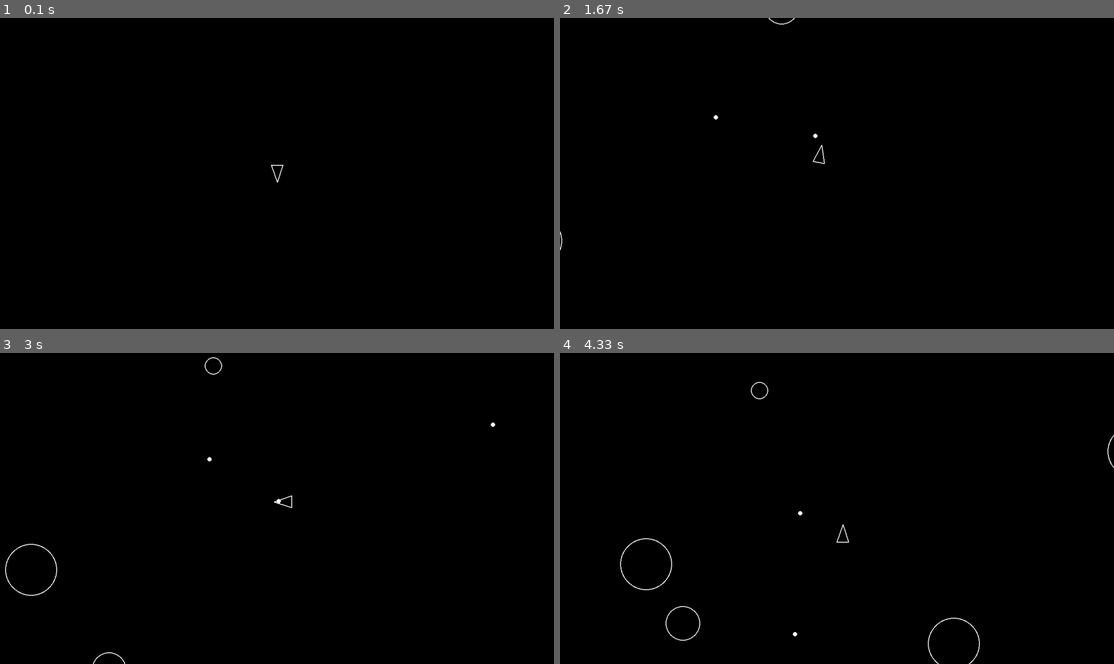
Above: before the commit, frames 1-4 (two rows, left to right).
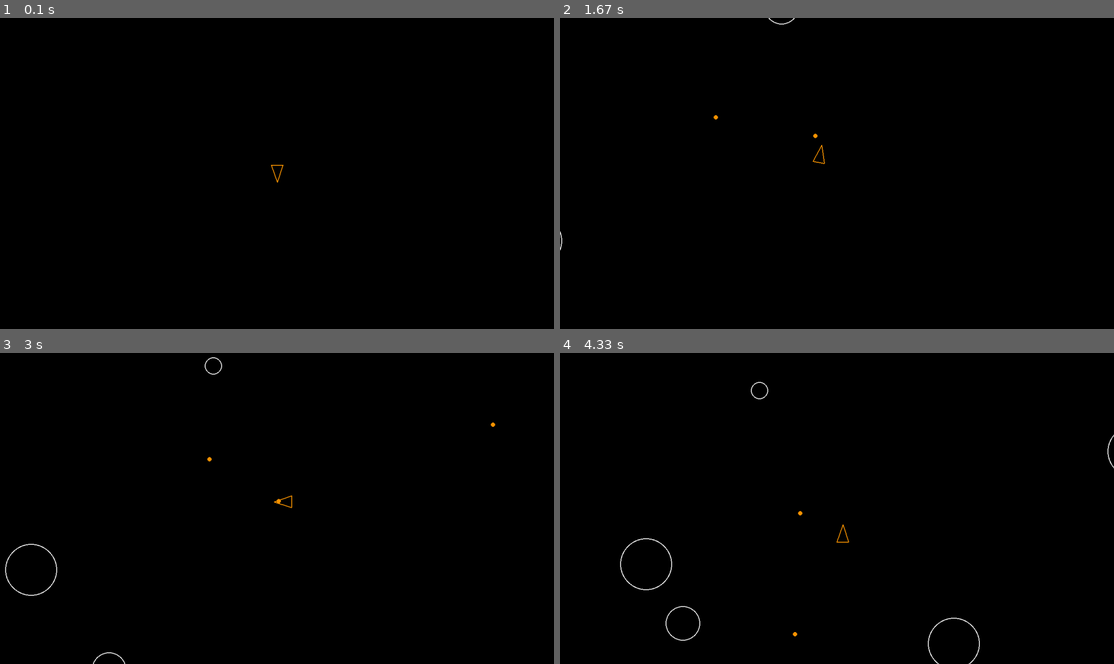
Above: after the commit, the same moments.

Repository: tp-coder/pygame-asteroid
Game: pygame game, started from main.py
The game is run twice, just before and just after one commit, with the same random seed, the same clock (stepped at 60 frames per second) and the same inputs.
Inputs:
- Up to frame 1 (0.1 s): no input
- Up to frame 2 (1.67 s): tap Space at 0.33, 0.73, 1.03, 1.23, 1.57 s; hold Right 0.67-1.13 s; hold Up 1.17-1.47 s; hold Right from 1.5 s (still down)
- Up to frame 3 (3 s): tap Space at 1.87, 2.07, 2.37, 2.63, 2.97 s; release Right at 1.97 s; hold Left 2-2.53 s; hold Down 2.57-2.87 s; hold Left from 2.9 s (still down)
- Up to frame 4 (4.33 s): tap Space at 3.27, 3.4, 3.8, 4.1 s; release Left at 3.3 s; hold Up 3.33-3.7 s; hold Right from 3.73 s (still down)

The runs differ from the first frame. In frame 1, less than 0.1% of the frame differs, in the area x 48-52%, y 47-53%; in frame 2, less than 0.1%; in frame 3, less than 0.1%, in the area x 37-90%, y 22-50%; in frame 4, less than 0.1%.

Commit message:
Changing player and player shot color to (250 149, 0) or #FA9500

Diff:
--- a/player.py
+++ b/player.py
@@ -20,7 +20,7 @@
         return [a, b, c]
 
     def draw(self, screen):
-        pygame.draw.polygon(screen, (255, 255, 255), self.triangle(), width = 2)
+        pygame.draw.polygon(screen, (250, 149, 0), self.triangle(), width = 2)
 
     def rotate(self, dt, direction):
         self.rotation += direction * PLAYER_TURN_SPEED * dt
--- a/shot.py
+++ b/shot.py
@@ -8,7 +8,7 @@
 
     def draw(self, screen):
         # this will draw circles as asteroids on the screen
-        pygame.draw.circle(screen, (255, 255, 255), self.position, self.radius)
+        pygame.draw.circle(screen, (250, 149, 0), self.position, self.radius)
 
     def update(self, dt):
         # this will update the position of the asteroids and make them move on a straight line
Not shown, changed: .gitignore
